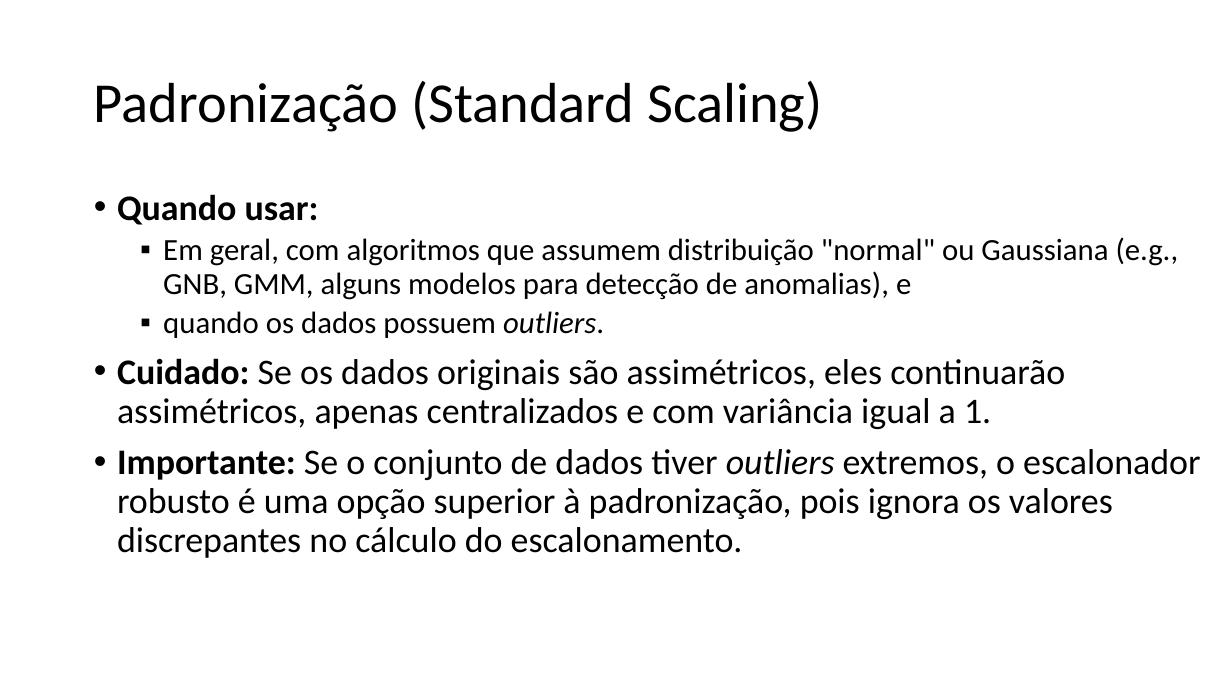
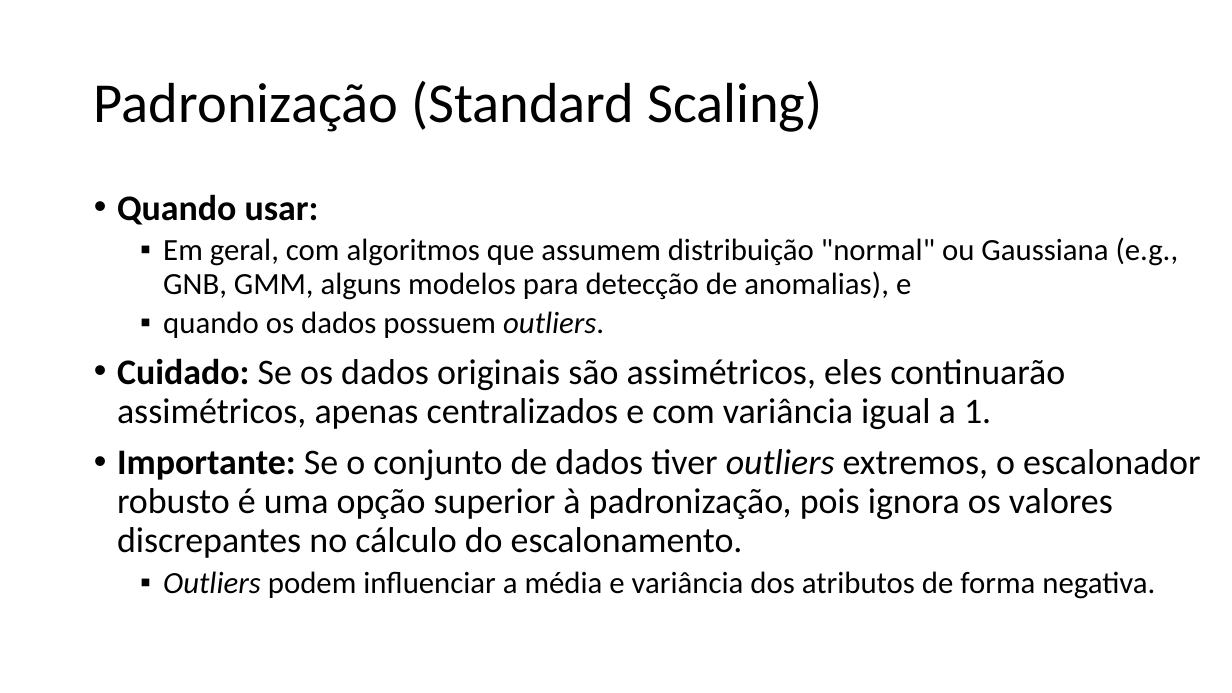
Before and after one commit to zz4fap/c24_inteligencia_artificial, a slide deck: slide 12 of slides/C24_Transformações.pptx (slide 11 before the commit). Drawn at 1232x693 pixels with LibreOffice and Linux fonts; fonts in the diff are those of the drawing. Boxes give left, top, right and bottom in pixels: in the first picture for what was removed or moved away, otherwise in the second. Text is boxed around its words. In the diff, an @@ line names an element or a change of style, - is before the commit and + after.

```diff
--- a/slides/C24_Transformações.pptx
+++ b/slides/C24_Transformações.pptx
@@ text at box(163, 571, 1155, 599): paragraph added @@
+  ▪ Outliers podem influenciar a média e variância dos atributos de forma negativa.
```
Also in this commit, not shown: 1 other slide changed, 1 slide added.
